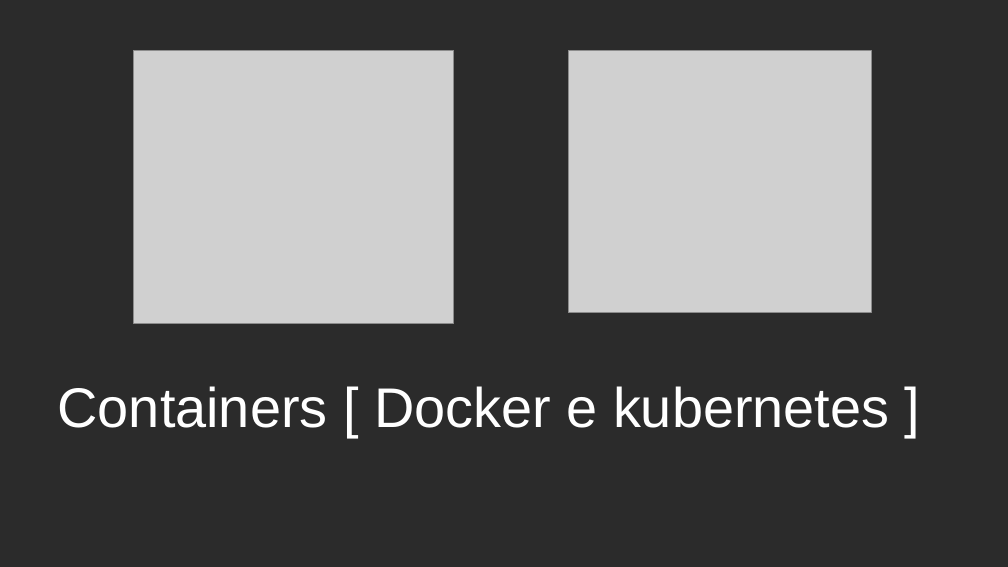
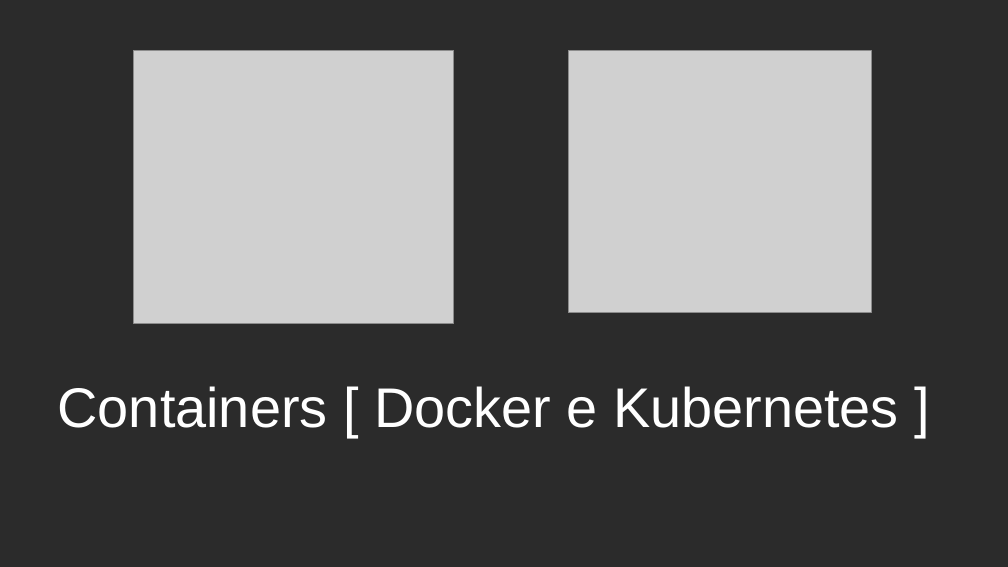
Before and after one commit to celsonery/kubernetes-docs, a slide deck: slide 1 of apresentacao_docker_kubernetes/apresentacao.odp. Drawn at 1008x567 pixels with LibreOffice and Linux fonts; fonts in the diff are those of the drawing; grey boxes stand for pictures; background and template pictures are left out; a plain dark background stands for a picture behind light text. Boxes give left, top, right and bottom in pixels: in the first picture for what was removed or moved away, otherwise in the second. Text is boxed around its words. In the diff, an @@ line names an element or a change of style, - is before the commit and + after.

```diff
--- a/apresentacao_docker_kubernetes/apresentacao.odp
+++ b/apresentacao_docker_kubernetes/apresentacao.odp
@@ title at (58, 386, 899, 428): text changed @@
-Containers [ Docker e kubernetes ]
+Containers [ Docker e Kubernetes ]
```
Also in this commit, not shown: 2 other slides changed.
